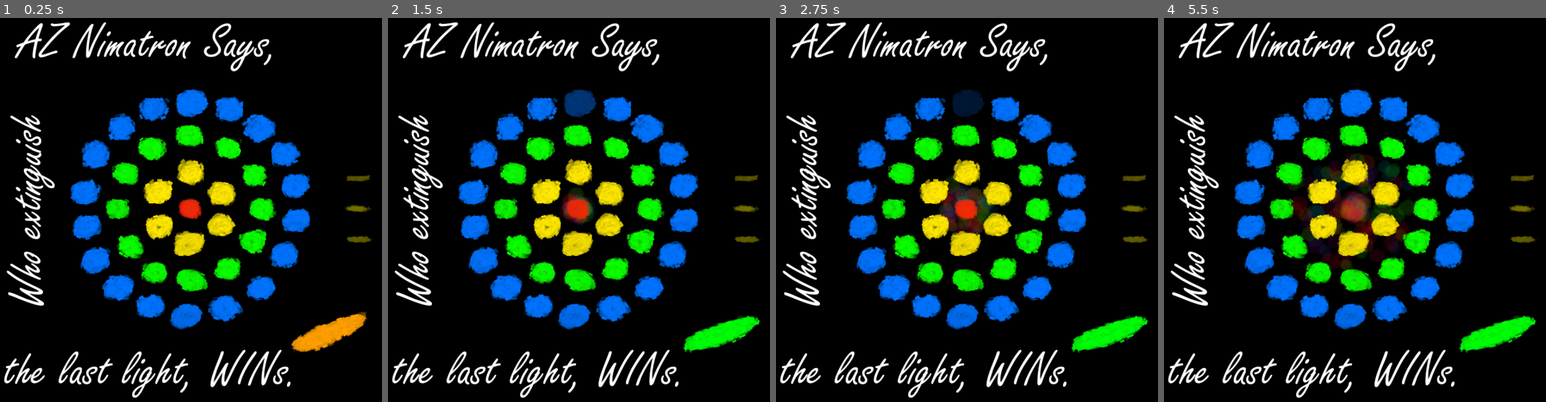
Above: before the commit, frames 1-4 (left to right).
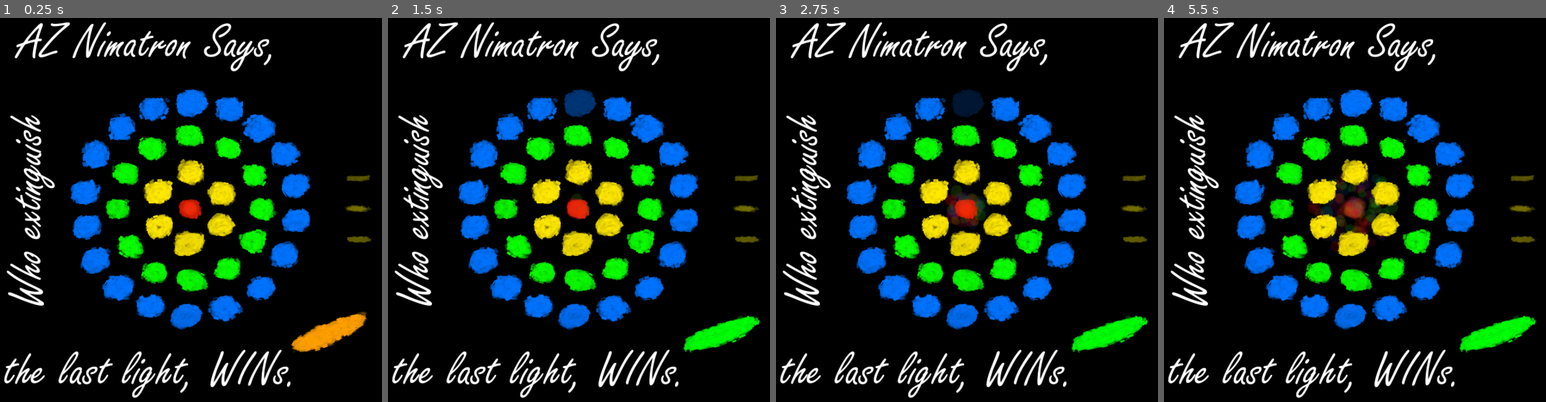
Above: after the commit, the same moments.

Repository: Sarvarian/Nimatron2021
Game: Godot game, scene res://main.tscn
Two runs of this game, one before a commit and one after it. Both use one fixed random seed, a clock stepped at 60 frames per second and the inputs below.
Inputs (mouse positions are in pixels of both pictures, inside the frame that each line leads up to):
- Up to frame 1 (0.25 s): no input
- Up to frame 2 (1.5 s): click (724, 336) at 0.5 s; move the mouse to (666, 186) at 1.27 s; hold 0 (hue_shift_right) from 1.28 s (still down); hold = (add) from 1.28 s (still down); click (666, 186) at 1.42 s
- Up to frame 3 (2.75 s): tap - (sub) at 1.55, 2.1 s; move the mouse to (886, 229) at 2.02 s; release 0 (hue_shift_right) at 2.03 s; release = (add) at 2.03 s; hold 9 (hue_shift_left) from 2.03 s (still down); tap = (add) at 2.3 s
- Up to frame 4 (5.5 s): move the mouse to (1393, 121) at 2.77 s; release 9 (hue_shift_left) at 2.78 s; hold = (add) 2.78-3.53 s; hold 0 (hue_shift_right) 2.78-4.28 s; tap - (sub) at 3.05 s; move the mouse to (1335, 286) at 3.52 s; tap 4 (four) at 3.6 s; click (1335, 286) at 3.67 s; tap = (add) at 3.8, 5.3 s; move the mouse to (1473, 267) at 4.27 s; hold - (sub) 4.28-5.03 s; hold 9 (hue_shift_left) from 4.28 s (still down); tap 1 (one) at 4.35 s; move the mouse to (1232, 148) at 5.02 s; tap Keypad 5 (saturation_less) at 5.1 s

The runs differ from the first frame. In frame 1, less than 0.1% of the frame differs, in the area x 47-52%, y 46-53%; in frame 2, 0.4%; in frame 3, 0.9%; in frame 4, 3.0%, in the area x 32-66%, y 35-66%.

Commit message:
fix animation and better animation system

Diff:
--- a/main.gd
+++ b/main.gd
@@ -8,6 +8,20 @@
 var previous_line : int = 0
 var anim_name : String = ""
 var anim_pos : float = .0
+var anim_light_queue : Array = [[], [], [], []]
+
+onready var line_anim_players : Array = [
+	$LineAnimationPlayer1,
+	$LineAnimationPlayer2,
+	$LineAnimationPlayer3,
+	$LineAnimationPlayer4,
+]
+onready var line_anims : Array = [
+	line_anim_players[0].get_animation("Anim"),
+	line_anim_players[1].get_animation("Anim"),
+	line_anim_players[2].get_animation("Anim"),
+	line_anim_players[3].get_animation("Anim"),
+]
 
 
 func _ready() -> void:
@@ -222,7 +236,7 @@
 		var l : Sprite = (light_bulb as Sprite)
 		if l.modulate.a == 1:
 #			l.modulate.a = .2
-			extinguish_anim(line_idx, l.name)
+			anim_add_light_bulb(line_idx, l, true)
 			this_turn_lights.append(l)
 			return
 
@@ -231,19 +245,23 @@
 
 
 func this_turn_lights_back_on() -> void:
-	for light_bulb in this_turn_lights:
-		(light_bulb as Sprite).modulate.a = 1
+	var light_bulb := this_turn_lights.pop_back() as Node
+	while light_bulb:
+		anim_add_light_bulb(
+			light_bulb.get_parent().get_index(),
+			light_bulb,
+			false
+			)
+		light_bulb = this_turn_lights.pop_back() as Node
 
 
 func get_heaps() -> PoolByteArray:
 	var heaps : PoolByteArray = [0, 0, 0, 0]
-
 	for line_idx in range(4):
 		var line_node : Node = $Game.get_child(line_idx) as Node
 		for light_bulb in line_node.get_children():
 			if (light_bulb as Sprite).modulate.a == 1:
 				heaps[line_idx] += 1
-
 	return heaps
 
 
@@ -253,10 +271,20 @@
 		printerr("ERROR! ", err)
 
 
-onready var extin_anim_player : AnimationPlayer = $ExtinguishAnimationPlayer
-onready var extin_anim : Animation = extin_anim_player.get_animation("Anim")
-func extinguish_anim(line_idx : int, light_bulb_name : String) -> void:
-	var path : String = "Game/Line{}/{}:modulate".format(
-		[line_idx, light_bulb_name], "{}")
-	extin_anim.track_set_path(0, path)
-	extin_anim_player.play("Anim")
+func anim_add_light_bulb(line_idx : int, light_bulb : Node, on : bool) -> void:
+	var player := line_anim_players[line_idx] as AnimationPlayer
+	var path := "Game/Line{}/{}:modulate".format(
+		[line_idx, light_bulb.name], "{}")
+	anim_light_queue[line_idx].append([on, path])
+	if not player.is_playing():
+		_on_LineAnimation_animation_finished("", line_idx)
+
+
+func _on_LineAnimation_animation_finished(_anim_name, line_idx):
+	var data = anim_light_queue[line_idx].pop_front()
+	if not data: return
+	(line_anims[line_idx] as Animation).track_set_path(0, data[1])
+	if data[0]:
+		(line_anim_players[line_idx] as AnimationPlayer).play("Anim")
+	else:
+		(line_anim_players[line_idx] as AnimationPlayer).play_backwards("Anim")
--- a/main.tscn
+++ b/main.tscn
@@ -217,40 +217,40 @@
 
 [sub_resource type="SpriteFrames" id=6]
 animations = [ {
+"frames": [ ExtResource( 48 ) ],
+"loop": false,
+"name": "Off",
+"speed": 0.0
+}, {
 "frames": [ ExtResource( 49 ) ],
 "loop": false,
 "name": "On",
 "speed": 0.0
-}, {
-"frames": [ ExtResource( 48 ) ],
+} ]
+
+[sub_resource type="SpriteFrames" id=7]
+animations = [ {
+"frames": [ ExtResource( 50 ) ],
 "loop": false,
 "name": "Off",
 "speed": 0.0
-} ]
-
-[sub_resource type="SpriteFrames" id=7]
-animations = [ {
+}, {
 "frames": [ ExtResource( 51 ) ],
 "loop": false,
 "name": "On",
 "speed": 0.0
-}, {
-"frames": [ ExtResource( 50 ) ],
+} ]
+
+[sub_resource type="SpriteFrames" id=8]
+animations = [ {
+"frames": [ ExtResource( 47 ) ],
 "loop": false,
 "name": "Off",
 "speed": 0.0
-} ]
-
-[sub_resource type="SpriteFrames" id=8]
-animations = [ {
+}, {
 "frames": [ ExtResource( 46 ) ],
 "loop": false,
 "name": "On",
-"speed": 0.0
-}, {
-"frames": [ ExtResource( 47 ) ],
-"loop": false,
-"name": "Off",
 "speed": 0.0
 } ]
 
@@ -287,10 +287,10 @@
 tracks/0/imported = false
 tracks/0/enabled = true
 tracks/0/keys = {
-"times": PoolRealArray( 0.1 ),
-"transitions": PoolRealArray( 1 ),
-"update": 3,
-"values": [ Color( 1, 1, 1, 0.2 ) ]
+"times": PoolRealArray( 0, 0.1 ),
+"transitions": PoolRealArray( 1, 1 ),
+"update": 0,
+"values": [ Color( 1, 1, 1, 1 ), Color( 1, 1, 1, 0.2 ) ]
 }
 
 [sub_resource type="Animation" id=16]
@@ -309,6 +309,102 @@
 "values": [ Color( 1, 1, 1, 1 ) ]
 }
 
+[sub_resource type="Animation" id=17]
+resource_name = "Anim"
+length = 0.1
+tracks/0/type = "value"
+tracks/0/path = NodePath("Game/Line3/light_bulb_0:self_modulate")
+tracks/0/interp = 1
+tracks/0/loop_wrap = true
+tracks/0/imported = false
+tracks/0/enabled = true
+tracks/0/keys = {
+"times": PoolRealArray( 0, 0.1 ),
+"transitions": PoolRealArray( 1, 1 ),
+"update": 0,
+"values": [ Color( 1, 1, 1, 1 ), Color( 1, 1, 1, 0.2 ) ]
+}
+
+[sub_resource type="Animation" id=18]
+resource_name = "Set"
+length = 0.1
+tracks/0/type = "value"
+tracks/0/path = NodePath("Game/Line3/light_bulb_0:self_modulate")
+tracks/0/interp = 1
+tracks/0/loop_wrap = true
+tracks/0/imported = false
+tracks/0/enabled = true
+tracks/0/keys = {
+"times": PoolRealArray( 0.1 ),
+"transitions": PoolRealArray( 1 ),
+"update": 0,
+"values": [ Color( 1, 1, 1, 1 ) ]
+}
+
+[sub_resource type="Animation" id=19]
+resource_name = "Anim"
+length = 0.1
+tracks/0/type = "value"
+tracks/0/path = NodePath("Game/Line3/light_bulb_0:self_modulate")
+tracks/0/interp = 1
+tracks/0/loop_wrap = true
+tracks/0/imported = false
+tracks/0/enabled = true
+tracks/0/keys = {
+"times": PoolRealArray( 0, 0.1 ),
+"transitions": PoolRealArray( 1, 1 ),
+"update": 0,
+"values": [ Color( 1, 1, 1, 1 ), Color( 1, 1, 1, 0.2 ) ]
+}
+
+[sub_resource type="Animation" id=20]
+resource_name = "Set"
+length = 0.1
+tracks/0/type = "value"
+tracks/0/path = NodePath("Game/Line3/light_bulb_0:self_modulate")
+tracks/0/interp = 1
+tracks/0/loop_wrap = true
+tracks/0/imported = false
+tracks/0/enabled = true
+tracks/0/keys = {
+"times": PoolRealArray( 0.1 ),
+"transitions": PoolRealArray( 1 ),
+"update": 0,
+"values": [ Color( 1, 1, 1, 1 ) ]
+}
+
+[sub_resource type="Animation" id=21]
+resource_name = "Anim"
+length = 0.1
+tracks/0/type = "value"
+tracks/0/path = NodePath("Game/Line3/light_bulb_0:self_modulate")
+tracks/0/interp = 1
+tracks/0/loop_wrap = true
+tracks/0/imported = false
+tracks/0/enabled = true
+tracks/0/keys = {
+"times": PoolRealArray( 0, 0.1 ),
+"transitions": PoolRealArray( 1, 1 ),
+"update": 0,
+"values": [ Color( 1, 1, 1, 1 ), Color( 1, 1, 1, 0.2 ) ]
+}
+
+[sub_resource type="Animation" id=22]
+resource_name = "Set"
+length = 0.1
+tracks/0/type = "value"
+tracks/0/path = NodePath("Game/Line3/light_bulb_0:self_modulate")
+tracks/0/interp = 1
+tracks/0/loop_wrap = true
+tracks/0/imported = false
+tracks/0/enabled = true
+tracks/0/keys = {
+"times": PoolRealArray( 0.1 ),
+"transitions": PoolRealArray( 1 ),
+"update": 0,
+"values": [ Color( 1, 1, 1, 1 ) ]
+}
+
 [node name="Main" type="Node"]
 script = ExtResource( 1 )
 
@@ -323,7 +419,7 @@
 
 [node name="Purticles" type="Node2D" parent="."]
 position = Vector2( 300, 300 )
-scale = Vector2( 0.07, 0.07 )
+scale = Vector2( 0.05, 0.05 )
 __meta__ = {
 "_edit_group_": true,
 "_edit_lock_": true
@@ -1406,9 +1502,21 @@
 autoplay = true
 mix_target = 1
 
-[node name="ExtinguishAnimationPlayer" type="AnimationPlayer" parent="."]
+[node name="LineAnimationPlayer1" type="AnimationPlayer" parent="."]
 anims/Anim = SubResource( 15 )
 anims/Set = SubResource( 16 )
+
+[node name="LineAnimationPlayer2" type="AnimationPlayer" parent="."]
+anims/Anim = SubResource( 17 )
+anims/Set = SubResource( 18 )
+
+[node name="LineAnimationPlayer3" type="AnimationPlayer" parent="."]
+anims/Anim = SubResource( 19 )
+anims/Set = SubResource( 20 )
+
+[node name="LineAnimationPlayer4" type="AnimationPlayer" parent="."]
+anims/Anim = SubResource( 21 )
+anims/Set = SubResource( 22 )
 
 [connection signal="gui_input" from="CircleInput" to="." method="_on_CircleInput_gui_input" flags=3]
 [connection signal="button_down" from="Submit/SubmitButton" to="." method="_on_SubmitButton_button_down" flags=3]
@@ -1416,3 +1524,7 @@
 [connection signal="button_up" from="Submit/SubmitButton" to="." method="_on_SubmitButton_button_up" flags=3]
 [connection signal="button_up" from="Submit/SubmitButton" to="Submit" method="up"]
 [connection signal="pressed" from="Submit/SubmitButton" to="." method="_on_SubmitButton_pressed" flags=3]
+[connection signal="animation_finished" from="LineAnimationPlayer1" to="." method="_on_LineAnimation_animation_finished" flags=3 binds= [ 0 ]]
+[connection signal="animation_finished" from="LineAnimationPlayer2" to="." method="_on_LineAnimation_animation_finished" flags=3 binds= [ 1 ]]
+[connection signal="animation_finished" from="LineAnimationPlayer3" to="." method="_on_LineAnimation_animation_finished" flags=3 binds= [ 2 ]]
+[connection signal="animation_finished" from="LineAnimationPlayer4" to="." method="_on_LineAnimation_animation_finished" flags=3 binds= [ 3 ]]
Not shown: 1 places in main.tscn that only renumber resources
